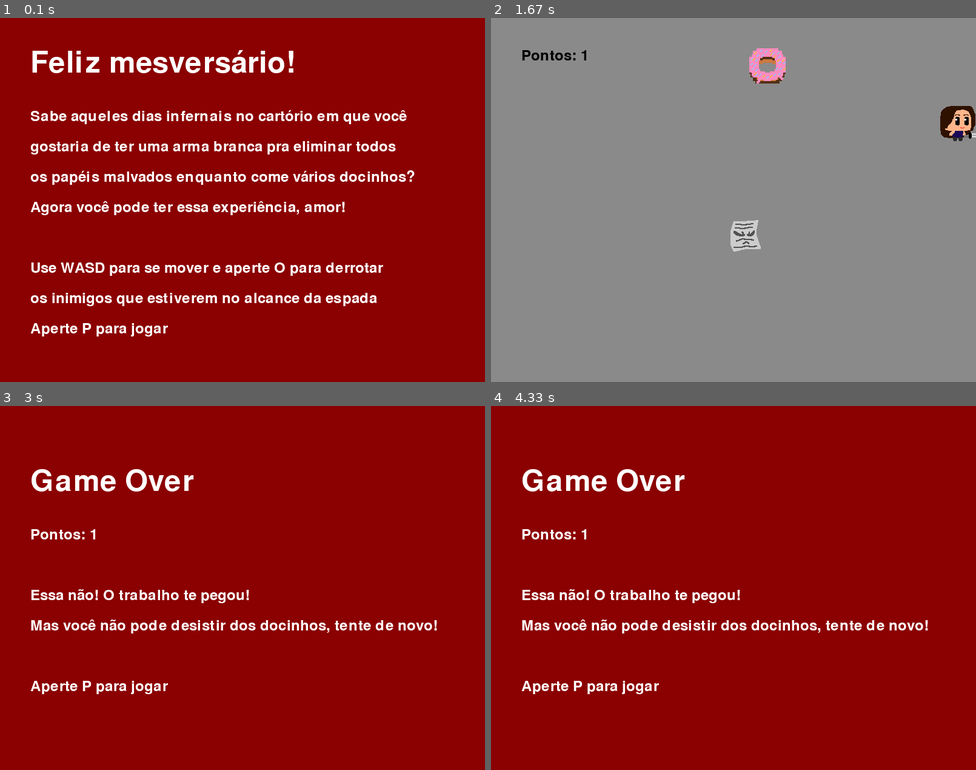
Above: before the commit, frames 1-4 (two rows, left to right).
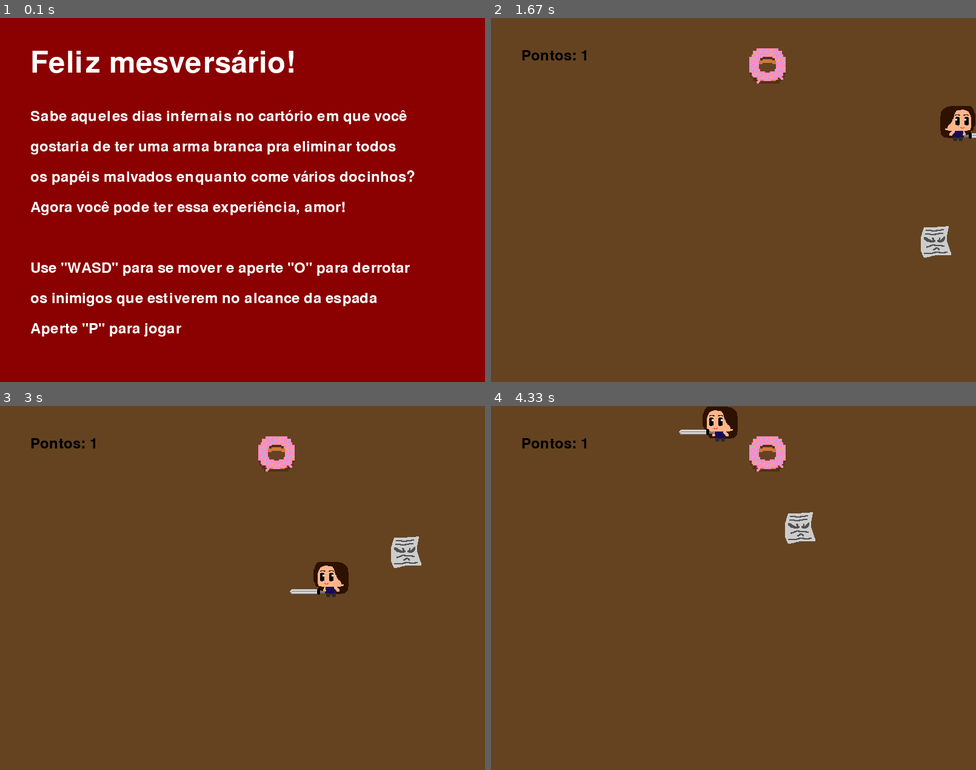
Above: after the commit, the same moments.

Repository: caiopqueiroz/CursoPygame
Game: pygame game, started from desafio_rei_da_arena/rei_da_arena_2.py
Two runs of this game, one before a commit and one after it. Both use one fixed random seed, a clock stepped at 60 frames per second and the inputs below.
Inputs:
- Up to frame 1 (0.1 s): no input
- Up to frame 2 (1.67 s): hold P 0.33-0.8 s; hold D 0.33-0.8 s; hold D 0.83-1.3 s; hold W 1.33-1.63 s
- Up to frame 3 (3 s): hold A 2.17-2.7 s; hold S from 2.73 s (still down)
- Up to frame 4 (4.33 s): release S at 3.03 s; hold A 3.07-3.47 s; hold W 3.5-3.87 s; hold W from 3.9 s (still down)

The runs differ from the first frame. In frame 1, 1.4% of the frame differs, in the area x 12-85%, y 67-88%; in frame 2, 99%; in frame 3, 100%, in the area x 0-100%, y 0-100%; in frame 4, 100%.

Commit message:
Deu certo a surpresa

Diff:
--- a/desafio_rei_da_arena/rei_da_arena_2.py
+++ b/desafio_rei_da_arena/rei_da_arena_2.py
@@ -19,8 +19,9 @@
 
 
 pygame.init()
+pygame.mixer.init()
 tela = pygame.display.set_mode((800, 600))
-pygame.display.set_caption('Rei da Arena')
+pygame.display.set_caption('25 do 4')
 clock = pygame.time.Clock()
 # cores
 preto = (0, 0, 0)
@@ -30,22 +31,32 @@
 vermelho = (255, 0, 0)
 vermelho_escuro = (139, 0, 0)
 amarelo = (255, 255, 0)
+marrom = (101, 67, 33)
 # estado
 estado = 'inicio'
 # fontes
 titulo = pygame.font.SysFont(None, 72)
 texto = pygame.font.SysFont(None, 36)
+# efeitos sonoros
+som_morte = pygame.mixer.Sound('desafio_rei_da_arena/sons/morte.wav')
+som_dano = pygame.mixer.Sound('desafio_rei_da_arena/sons/inimigo.wav')
+som_item = pygame.mixer.Sound('desafio_rei_da_arena/sons/item.wav')
+# música
+pygame.mixer.music.load('desafio_rei_da_arena/sons/beyond_journey.mp3')
+# tocando música
+pygame.mixer.music.play(-1)
+pygame.mixer.music.set_volume(0.5)
 # textos
 nome = titulo.render('Feliz mesversário!', True, branco)
 sabe_aqueles = texto.render('Sabe aqueles dias infernais no cartório em que você', True, branco)
 voce_gostaria = texto.render('gostaria de ter uma arma branca pra eliminar todos', True, branco)
 todos_os_papeis = texto.render('os papéis malvados enquanto come vários docinhos?', True, branco)
 agora_voce = texto.render('Agora você pode ter essa experiência, amor!', True, branco)
-aperte_o = texto.render('Use WASD para se mover e aperte O para derrotar', True, branco)
+aperte_o = texto.render('Use "WASD" para se mover e aperte "O" para derrotar', True, branco)
 os_inimigos = texto.render('os inimigos que estiverem no alcance da espada', True, branco)
 essa_nao = texto.render('Essa não! O trabalho te pegou!', True, branco)
 mas_voce = texto.render('Mas você não pode desistir dos docinhos, tente de novo!', True, branco)
-aperte_p = texto.render('Aperte P para jogar', True, branco)
+aperte_p = texto.render('Aperte "P" para jogar', True, branco)
 game_over = titulo.render('Game Over', True, branco)
 # player
 estado_player = 'direita'
@@ -68,8 +79,8 @@
 v_inimigo = 2
 l_inimigo = l_player
 h_inimigo = h_player
-x_inimigo = randint(0, 800 - l_inimigo)
-y_inimigo = randint(0, 600 - h_inimigo)
+x_inimigo = 700
+y_inimigo = 500
 inimigo_imagem = pygame.image.load('desafio_rei_da_arena/papel.png')
 inimigo_imagem = pygame.transform.scale(inimigo_imagem, (60, 60))
 # reliquia
@@ -93,17 +104,15 @@
                 if estado == 'inicio':
                     estado = 'jogando'
                 if estado == 'gameover':
-                    if x_player > 400:
-                        x_inimigo = randint(0, 400 - l_inimigo)
-                    else:
-                        x_inimigo = randint(400, 800 - l_inimigo)
-                    y_inimigo = randint(0, 600 - h_inimigo)
+                    x_inimigo = 700
+                    y_inimigo = 500
                     x_player = (800 - l_player) // 2
                     y_player = (600 - h_player) // 2
                     pontos = 0
                     estado = 'jogando'
             if evento.key == pygame.K_o:
                 if colisao_espada_player.colliderect(colisao_inimigo):
+                    som_dano.play()
                     if x_player > 400:
                         x_inimigo = randint(0, 400 - l_inimigo)
                     else:
@@ -146,6 +155,7 @@
 
         # aplicando colisões
         if colisao_player.colliderect(colisao_reliquia):
+            som_item.play()
             if x_player > 400:
                 x_reliquia = randint(0, 400 - l_reliquia)
             else:
@@ -153,6 +163,7 @@
             y_reliquia = randint(0, 600 - h_reliquia)
             pontos += 1
         if colisao_inimigo.colliderect(colisao_player):
+            som_morte.play()
             estado = 'gameover'
 
         # movimentação do inimigo
@@ -206,7 +217,7 @@
         tela.blit(aperte_p, (50, 500))
 
     if estado == 'jogando':
-        tela.fill(cinza)
+        tela.fill(marrom)
         # relíquia
         tela.blit(reliquia_imagem, (x_reliquia, y_reliquia))
         # player
Not shown, added: desafio_rei_da_arena/sons/beyond_journey.mp3
Not shown, added: desafio_rei_da_arena/sons/inimigo.wav
Not shown, added: desafio_rei_da_arena/sons/item.wav
Not shown, added: desafio_rei_da_arena/sons/morte.wav
Not shown, added: desafio_rei_da_arena/sons/skill_issue.mp3
